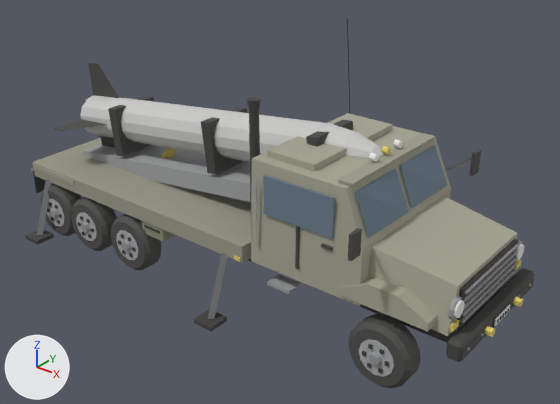
The glTF model art/models/ssm.glb as it was, and as the next commit left it.
Camera for both pictures: a 50 mm camera at (8.44, -9.65, 7.65) aimed at (0.72, -0.01, 1.67). The axes (+X, +Y, +Z) are drawn at lower left. The lights are the same throughout. The older version comes first. Where no turn or scale is listed for an object, it has been applied to the vertices. Vertices at exactly the same position are counted once.

Objects in the first picture: 'hull', 'turret'.
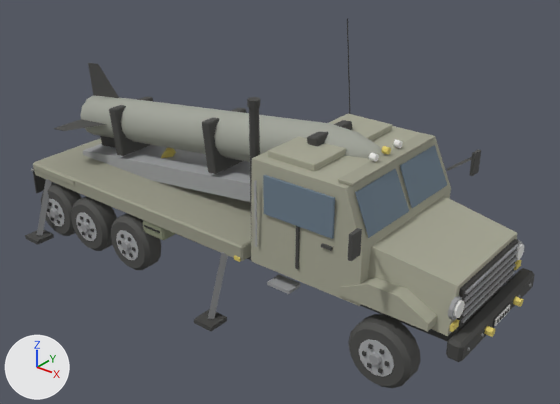
What differs and where, as boxes (x1, y1, x2, y2) in the pictures (560 x 404 px):
part 1 of me_turret, rebuilt
    before: (306, 120, 353, 147)
    after: (307, 120, 352, 146)
part 2 of me_turret, recoloured
    both: (80, 95, 384, 162)

Edits to the bpy script that builds the scene:
```text
Add mat_missile:
    mat_missile = bpy.data.materials.new('missile')
    # nodes: BsdfPrincipled, Mix, OutputMaterial, VertexColor
    # colours: light grey #bfc2b6, mixed with the vertex colours
Change me_turret:
    used by ob_turret; location = (0.0, 0.0, 0.0)
    remove me_turret.from_pydata(...)  # 158 vertices, 346 faces; spans x -4.29..2.78, y -1.09..1.09, z 1.13..3.34
    add me_turret.from_pydata(...)  # 206 vertices, 442 faces; spans x -4.29..2.78, y -1.09..1.09, z 1.13..3.34
    me_turret part 1: the loose piece of 8 vertices spanning x 1.64..1.96, y -0.5..0.5, z 2.33..3.3 is rebuilt with 24 vertices and now spans x 1.65..1.95, y -0.5..0.5, z 2.33..3.3
    me_turret part 2: 206 faces spanning x -4.23..2.78, y -0.41..0.41, z 1.8..3.34 switch from mat_white to mat_missile
    other edits to the shape of me_turret do not show in these pictures
```
